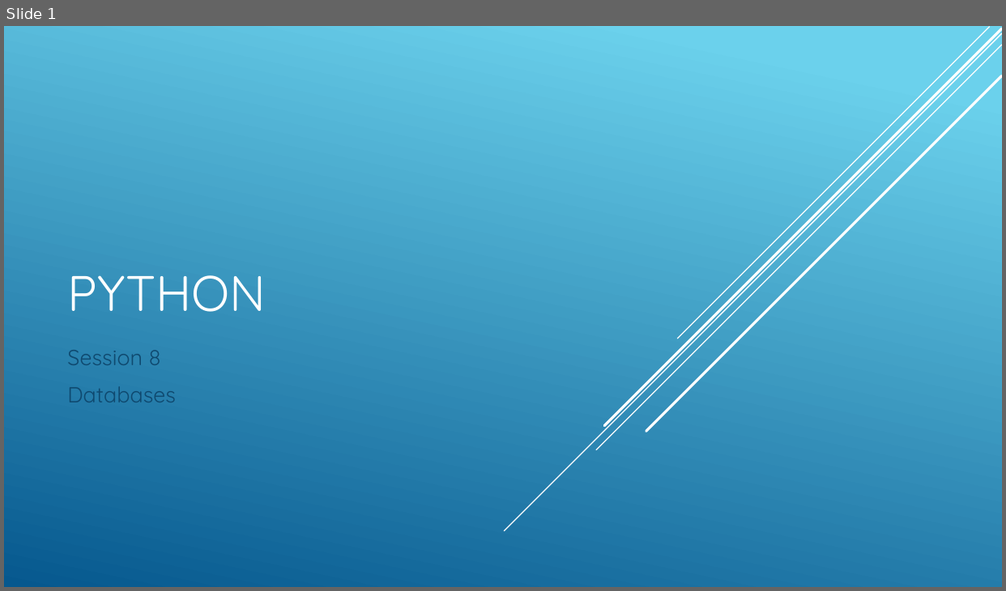
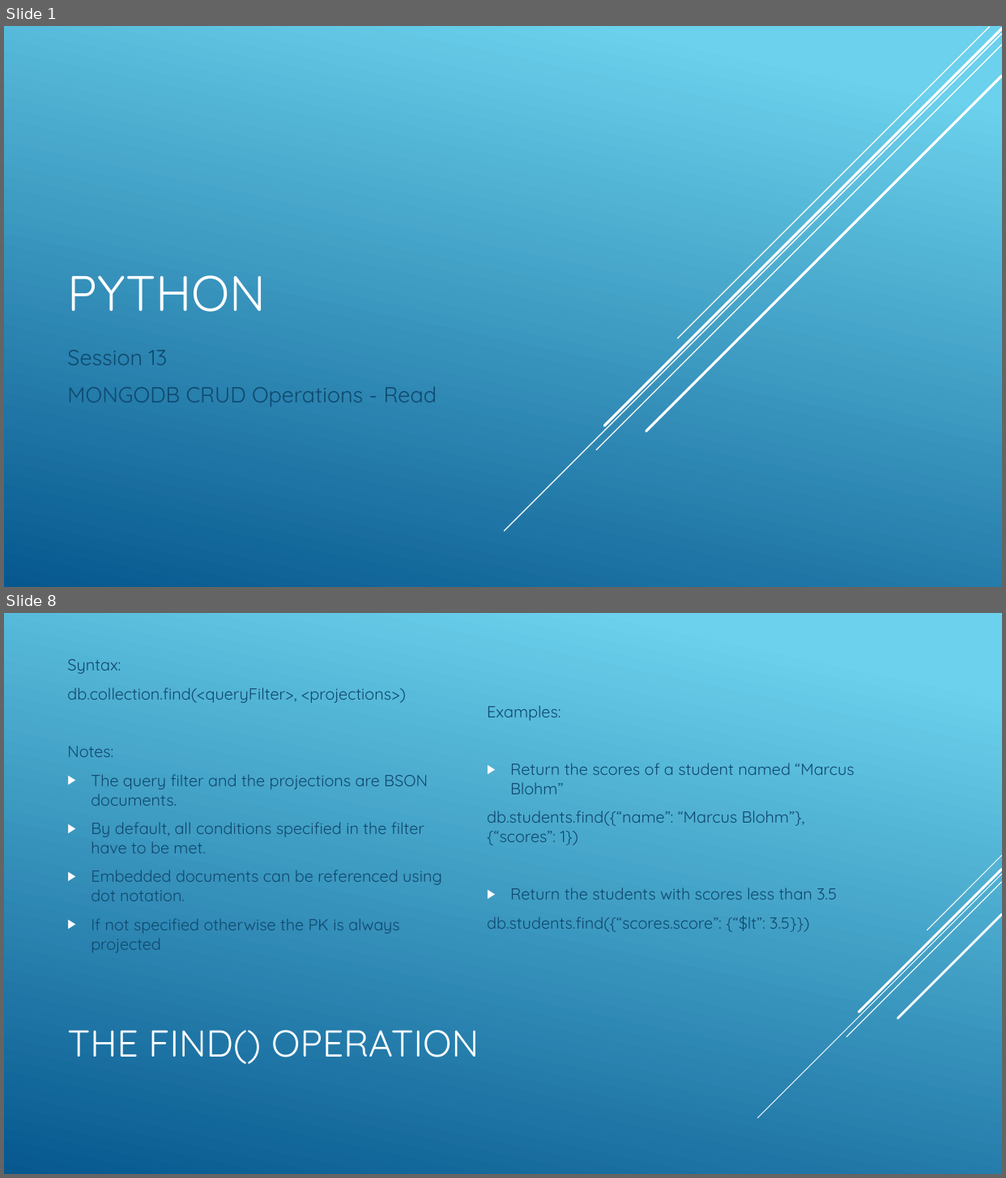
Before and after one commit to cabarca01/PythonDojo, a slide deck: slides/klasse13.pptx. Shown one above the other, each under a label of ours: slide 1 before the commit, slides 1 and 8 after it; the slides between them are not shown. The pictures are 1006x591 and 1006x1178 pixels, drawn with LibreOffice and Linux fonts; fonts in the diff are those of the drawing. Boxes give left, top, right and bottom in pixels: in the first picture for what was removed or moved away, otherwise in the second. Text is boxed around its words. In the diff, an @@ line names an element or a change of style, - is before the commit and + after.

Commit message:
Lesson 13: MongoDB - Read Operations part 1

```diff
--- a/slides/klasse13.pptx
+++ b/slides/klasse13.pptx
@@ slide 8 added at (4,613,1002,1174), background gradient #6ED2EB to #06588E @@
@@ text added at (67,659,442,953), 15.5 pt, text #0F496F @@
+Syntax:
+db.collection.find(<queryFilter>, <projections>)
+Notes:
+▶ The query filter and the projections are BSON documents.
+▶ By default, all conditions specified in the filter have to be met.
+▶ Embedded documents can be referenced using dot notation.
+▶ If not specified otherwise the PK is always projected
@@ text added at (487,705,854,932), 15.5 pt, text #0F496F @@
+Examples:
+▶ Return the scores of a student named “Marcus Blohm”
+db.students.find({“name”: “Marcus Blohm”}, {“scores”: 1})
+▶ Return the students with scores less than 3.5
+db.students.find({“scores.score”: {“$lt”: 3.5}})
@@ group added at (758,855,1002,1118): 5 lines @@
@@ title added at (67,1030,479,1064), 36 pt, text #FFFFFF @@
+THE FIND() OPERATION
@@ slide 1 changed as well @@
@@ subtitle at (67,350,437,407): text changed @@
-Session 8
-Databases
+Session 13
+MONGODB CRUD Operations - Read
```
Also in this commit, not shown: 12 other slides added, 3 slides removed, 14 other files.
